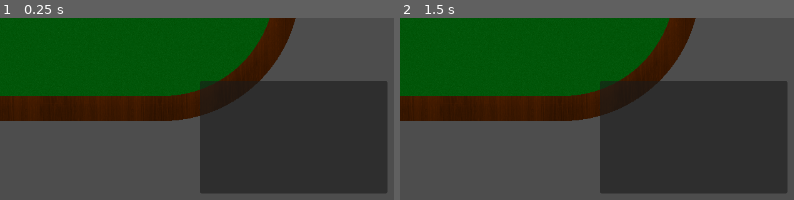
Above: before the commit, frames 1-2 (left to right).
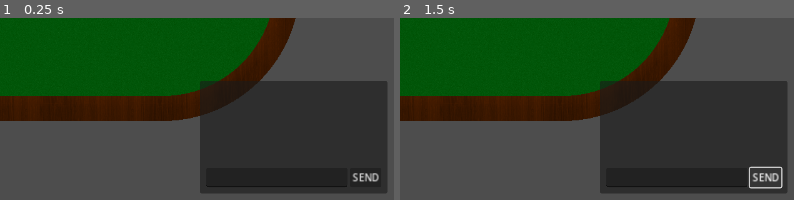
Above: after the commit, the same moments.

Repository: rwilson02/Poker-Party
Game: Godot game, scene res://scenes/Gameplay.tscn
Same seed, same stepped clock (60 frames per second), same inputs: the game is played once before the commit and once after it. This scene is started directly instead of the project's main scene.
Inputs (mouse positions are % of the whole screen's width and height, from its top left):
- Up to frame 1 (0.25 s): no input
- Up to frame 2 (1.5 s): click (96, 94) at 0.5 s, where only the run after the commit has a clickable "SEND"; click (96, 94) at 1.25 s, where only the run after the commit has a clickable "SEND"
The pictures show only the part of the screen within x 50-100%, y 50-100%; the shares and areas given below are measured in that part.

The runs differ from the first frame. In frame 1, 0.4% of the frame differs, in the area x 52-97%, y 85-93%; in frame 2, 0.7%, in the area x 52-98%, y 81-94%.
Error in both runs: Invalid access to property or key '1' on a base object of type 'Dictionary'. (res://scripts/netgame.gd:103)

Commit message:
you can chat in chat now oops
that was really easy for some reason idk

Diff:
--- a/scenes/Gameplay.tscn
+++ b/scenes/Gameplay.tscn
@@ -256,9 +256,24 @@
 theme_override_constants/margin_right = 10
 theme_override_constants/margin_bottom = 10
 
-[node name="RichTextLabel" type="RichTextLabel" parent="Display/Chat/MarginContainer"]
-layout_mode = 2
+[node name="VBoxContainer" type="VBoxContainer" parent="Display/Chat/MarginContainer"]
+layout_mode = 2
+
+[node name="RichTextLabel" type="RichTextLabel" parent="Display/Chat/MarginContainer/VBoxContainer"]
+layout_mode = 2
+size_flags_vertical = 3
 bbcode_enabled = true
+
+[node name="HBoxContainer" type="HBoxContainer" parent="Display/Chat/MarginContainer/VBoxContainer"]
+layout_mode = 2
+
+[node name="LineEdit" type="LineEdit" parent="Display/Chat/MarginContainer/VBoxContainer/HBoxContainer"]
+layout_mode = 2
+size_flags_horizontal = 3
+
+[node name="Button" type="Button" parent="Display/Chat/MarginContainer/VBoxContainer/HBoxContainer"]
+layout_mode = 2
+text = "SEND"
 
 [node name="MultiplayerSynchronizer" type="MultiplayerSynchronizer" parent="Display"]
 replication_interval = 0.25
--- a/scripts/ui/chat.gd
+++ b/scripts/ui/chat.gd
@@ -1,6 +1,8 @@
 extends Node
 
-@onready var chat = $MarginContainer/RichTextLabel
+@onready var chat = $MarginContainer/VBoxContainer/RichTextLabel
+@onready var textbox = $MarginContainer/VBoxContainer/HBoxContainer/LineEdit
+@onready var send_button = $MarginContainer/VBoxContainer/HBoxContainer/Button
 var chat_scroll
 
 #const MESSAGE_LIMIT = 50
@@ -14,9 +16,12 @@
 	regex = RegEx.new()
 	regex.compile(REGEX_TEMPLATE)
 
+	send_button.pressed.connect(send_chat_message)
+
 	chat_scroll = chat.get_v_scroll_bar()
 	chat_scroll.value_changed.connect(func(c): scroll_val = c)
 
+@rpc("any_peer", "call_local", "reliable")
 func add_message(msg: String):
 	var final_msg = msg
 	var matches = regex.search_all(msg)
@@ -32,15 +37,18 @@
 				final_msg = final_msg.replace(mtch.get_string(), Netgame.players[id].name + ": ")
 				italicize = false
 
+	var colored_msg = ""
 	if italicize:
 		final_msg = "[i]%s[/i]" % final_msg
+	elif final_msg.begins_with("%s: " % Netgame.me().name):
+		colored_msg = "[color=LIGHT_BLUE]%s[/color]" % final_msg
 
 #	if messages >= MESSAGE_LIMIT:
 ##		print("waoh message limit reached")
 #		chat.text = chat.text.split("\n", false, 1)[1]
 #		messages -= 1
 
-	chat.text += "%s\n" % final_msg
+	chat.text += ("%s\n" % final_msg if colored_msg.is_empty() else "%s\n" % colored_msg)
 	messages += 1
 
 	fake_add_message.rpc("%s\n" % final_msg)
@@ -48,15 +56,19 @@
 	scroll_handling()
 
 @rpc("call_remote", "authority", "reliable")
-func fake_add_message(msg):
-#	while messages >= MESSAGE_LIMIT:
-#		chat.remove_paragraph(0)
-#		messages -= 1
+func fake_add_message(msg: String):
+	if msg.begins_with("%s: " % Netgame.me().name):
+		msg = "[color=LIGHT_BLUE]%s[/color]" % msg
 
 	chat.append_text(msg)
 	messages += 1
 	scroll_handling()
 
+func send_chat_message():
+	var message = "chat(%d) %s" % [multiplayer.get_unique_id(), textbox.text]
+	add_message.rpc_id(1, message)
+	textbox.clear()
+
 func scroll_handling():
 	if chat_scroll.max_value - (chat_scroll.page + scroll_val) <= 10:
 		chat.scroll_to_line(chat.get_line_count() - 1)
